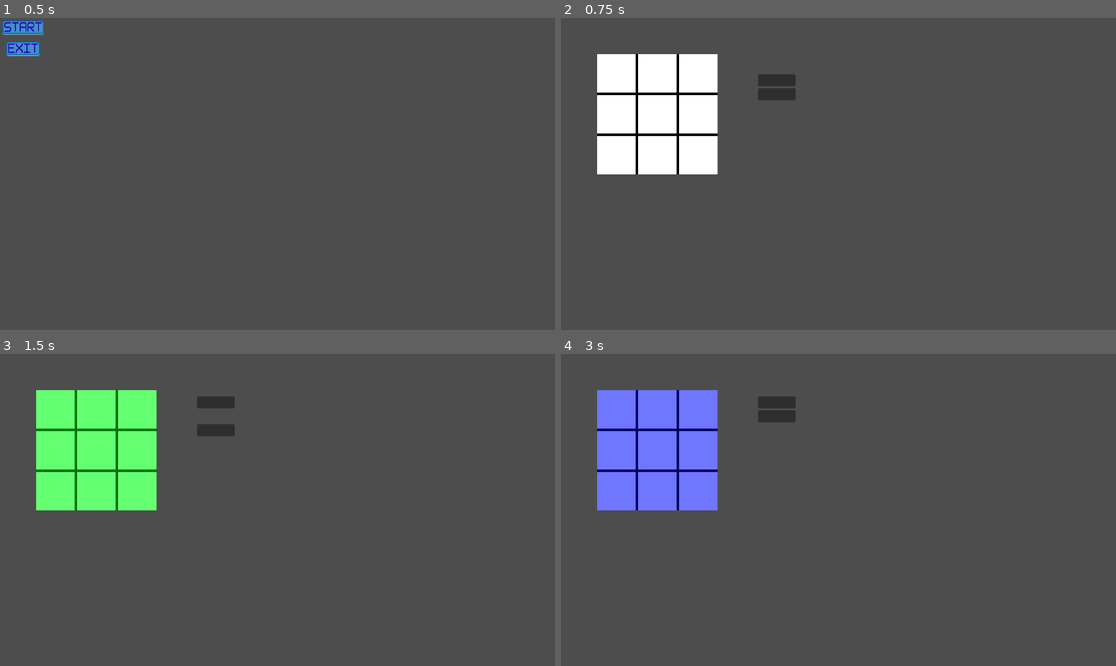
Above: before the commit, frames 1-4 (two rows, left to right).
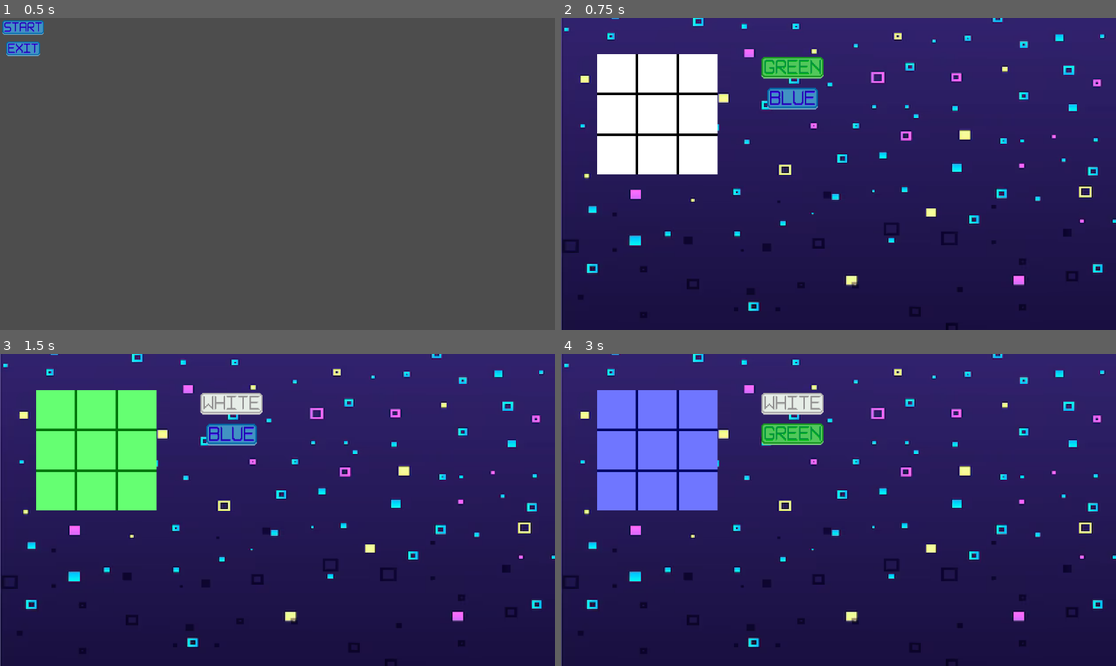
Above: after the commit, the same moments.

Repository: Tejas-Panchal/Tic_Tac_Toe
Game: Godot game, scene res://scenes/start_menu.tscn
The game is run twice, just before and just after one commit, with the same random seed, the same clock (stepped at 60 frames per second) and the same inputs.
Inputs (mouse positions are in pixels of both pictures, inside the frame that each line leads up to; where the layout moved, square brackets give the same spot in the first picture):
- Up to frame 1 (0.5 s): no input
- Up to frame 2 (0.75 s): click (583, 27) at 0.5 s
- Up to frame 3 (1.5 s): click (233, 403) [216, 416] at 1.25 s
- Up to frame 4 (3 s): click (794, 403) [777, 403] at 2 s; click (794, 435) [777, 428] at 2.75 s

Frame 1 is identical in both runs. In frame 2, 92% of the frame differs, in the area x 0-100%, y 0-100%; in frame 3, 92%; in frame 4, 92%.

Commit message:
added color buttons

Diff:
--- a/scenes/game_board.tscn
+++ b/scenes/game_board.tscn
@@ -1,8 +1,12 @@
-[gd_scene load_steps=9 format=3 uid="uid://drfuvfa2alwae"]
+[gd_scene load_steps=13 format=3 uid="uid://drfuvfa2alwae"]
 
 [ext_resource type="Script" path="res://scripts/game_board.gd" id="1_0ems2"]
 [ext_resource type="Texture2D" uid="uid://dv08upgwx6q4w" path="res://assets/board_tic_tac_toe.png" id="1_66ut2"]
+[ext_resource type="Texture2D" uid="uid://c4okfdoyvg071" path="res://assets/game_back_image.png" id="2_1bj52"]
 [ext_resource type="Texture2D" uid="uid://cmns40mq3sthj" path="res://assets/cross_circle.png" id="2_pxp2t"]
+[ext_resource type="Texture2D" uid="uid://d1btgvkwhqj1m" path="res://assets/white_button.png" id="5_pi21x"]
+[ext_resource type="Texture2D" uid="uid://cofd4gcwkatop" path="res://assets/green_button.png" id="6_s8uei"]
+[ext_resource type="Texture2D" uid="uid://dm354e1vx55h7" path="res://assets/blue_button.png" id="7_hoj18"]
 
 [sub_resource type="TileSetAtlasSource" id="TileSetAtlasSource_2rvpd"]
 texture = ExtResource("1_66ut2")
@@ -46,6 +50,11 @@
 [node name="Game Board" type="Node2D"]
 script = ExtResource("1_0ems2")
 
+[node name="GameBackImage" type="Sprite2D" parent="."]
+position = Vector2(576, 324)
+scale = Vector2(1.84026, 1.55396)
+texture = ExtResource("2_1bj52")
+
 [node name="Board" type="TileMap" parent="."]
 scale = Vector2(5, 5)
 tile_set = SubResource("TileSet_k3tok")
@@ -263,23 +272,29 @@
 offset_right = 224.0
 offset_bottom = 393.0
 
-[node name="White Box" type="Button" parent="."]
-offset_left = 409.0
-offset_top = 88.0
-offset_right = 487.0
-offset_bottom = 113.0
-
-[node name="Green Box" type="Button" parent="."]
-offset_left = 409.0
-offset_top = 117.0
-offset_right = 487.0
-offset_bottom = 142.0
-
-[node name="Blue Box" type="Button" parent="."]
-offset_left = 409.0
-offset_top = 146.0
-offset_right = 487.0
-offset_bottom = 171.0
+[node name="Color Box" type="HFlowContainer" parent="."]
+offset_left = 410.0
+offset_top = 75.0
+offset_right = 505.0
+offset_bottom = 199.0
+scale = Vector2(1.5, 1.5)
+alignment = 1
+last_wrap_alignment = 2
+
+[node name="White Box" type="Button" parent="Color Box"]
+layout_mode = 2
+icon = ExtResource("5_pi21x")
+flat = true
+
+[node name="Green Box" type="Button" parent="Color Box"]
+layout_mode = 2
+icon = ExtResource("6_s8uei")
+flat = true
+
+[node name="Blue Box" type="Button" parent="Color Box"]
+layout_mode = 2
+icon = ExtResource("7_hoj18")
+flat = true
 
 [connection signal="button_down" from="Board/b0" to="." method="_on_b_0_button_down"]
 [connection signal="button_down" from="Board/b1" to="." method="_on_b_1_button_down"]
@@ -291,6 +306,6 @@
 [connection signal="button_down" from="Board/b7" to="." method="_on_b_7_button_down"]
 [connection signal="button_down" from="Board/b8" to="." method="_on_b_8_button_down"]
 [connection signal="button_down" from="Reset" to="." method="_on_reset_button_down"]
-[connection signal="button_down" from="White Box" to="." method="_on_white_box_button_down"]
-[connection signal="button_down" from="Green Box" to="." method="_on_green_box_button_down"]
-[connection signal="button_down" from="Blue Box" to="." method="_on_blue_box_button_down"]
+[connection signal="button_down" from="Color Box/White Box" to="." method="_on_white_box_button_down"]
+[connection signal="button_down" from="Color Box/Green Box" to="." method="_on_green_box_button_down"]
+[connection signal="button_down" from="Color Box/Blue Box" to="." method="_on_blue_box_button_down"]
--- a/scripts/game_board.gd
+++ b/scripts/game_board.gd
@@ -11,9 +11,9 @@
 @onready var s_8: AnimatedSprite2D = $Board/b8/s8
 
 @onready var reset: Button = $Reset
-@onready var white_box: Button = $"White Box"
-@onready var green_box: Button = $"Green Box"
-@onready var blue_box: Button = $"Blue Box"
+@onready var white_box: Button = $"Color Box/White Box"
+@onready var green_box: Button = $"Color Box/Green Box"
+@onready var blue_box: Button = $"Color Box/Blue Box"
 
 var data : Array = [ [0,0,0],[0,0,0],[0,0,0] ]
 var forCircle = true
@@ -52,6 +52,15 @@
 		gameActive = false
 	elif cross1 == -3 or cross2 == -3:
 		print("cross winner")
+		gameActive = false
+
+	var allClicked = 0
+	for i in range(3):
+		for j in range(3):
+			if data[i][j] != 0:
+				allClicked += 1
+	if allClicked == 9:
+		print("tie")
 		gameActive = false
 
 func add_circle_or_cross(box,y,x) -> void:
Binary file added: assets/blue_button.png
Not shown, added: assets/blue_button.png.import
Binary file added: assets/game_back_image.png
Not shown, added: assets/game_back_image.png.import
Binary file added: assets/green_button.png
Not shown, added: assets/green_button.png.import
Binary file added: assets/white_button.png
Not shown, added: assets/white_button.png.import
Not shown, added: export_presets.cfg
